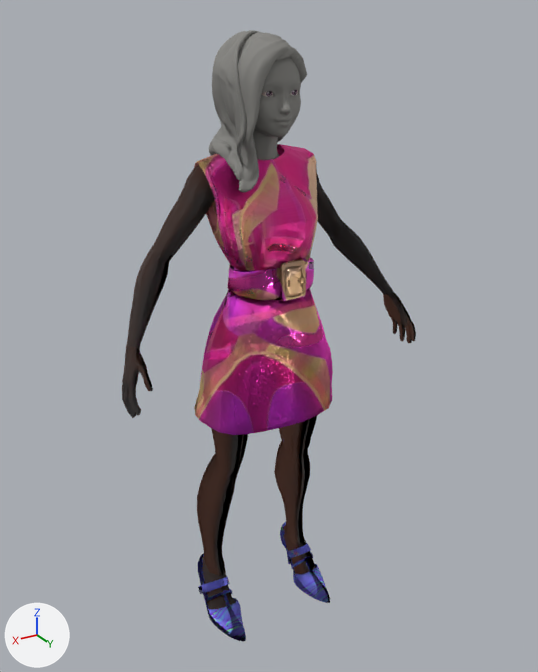
Two versions of the glTF model public/models/Fasya.glb, one commit apart.
Camera for both pictures: a 50 mm lens placed at (1.002, 1.728, 1.799), pointed at (-0.026, 0.015, 0.943). Lighting does not change. The marker at lower left points along +X, +Y and +Z. The first picture is the older version. Where no turn or scale is listed for an object, it has been applied to the vertices. Vertices at exactly the same position are counted once.
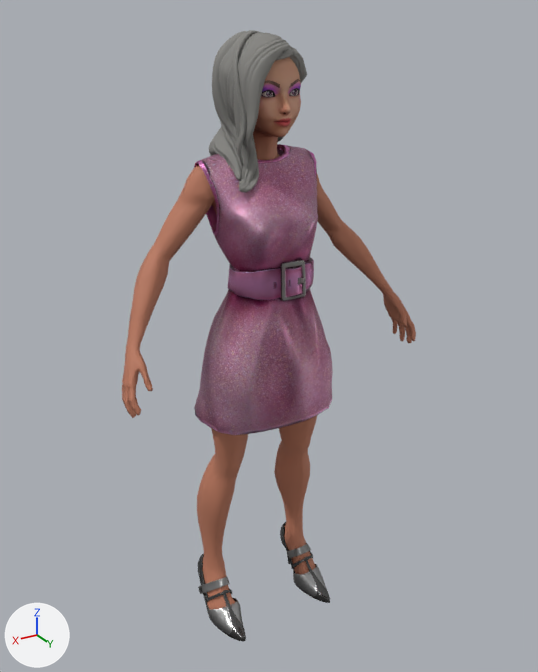
Boxes [x1, y1, x2, y2] around the edits, measured in the pictures (538 x 672 px):
'Object_19', surface changed: [194, 144, 333, 435] in both
'Object_11', surface changed: [122, 165, 416, 609] in both
'Object_15', surface changed: [253, 57, 301, 160] in both
'Object_17', surface changed: [198, 522, 330, 641] in both

What changed in the scene script:
```text
Change img_image_1:
    img_image_1: load_image('Image_1', '_unpacked/Image_1', 1024, 1024, 'Non-Color') -> load_image('Image_1', '_unpacked/Image_1', 1, 1, 'sRGB')
Change img_image_4:
    img_image_4: load_image('Image_4', '_unpacked/Image_4', 512, 512, 'sRGB') -> load_image('Image_4', '_unpacked/Image_4', 1024, 1024, 'Non-Color')
Change img_image_5:
    img_image_5: load_image('Image_5', '_unpacked/Image_5', 512, 512, 'Non-Color') -> load_image('Image_5', '_unpacked/Image_5', 1024, 1024, 'sRGB')
Change img_image_6:
    img_image_6: load_image('Image_6', '_unpacked/Image_6', 512, 512, 'Non-Color') -> load_image('Image_6', '_unpacked/Image_6', 512, 512, 'sRGB')
Change img_image_7:
    img_image_7: load_image('Image_7', '_unpacked/Image_7', 1024, 1024, 'sRGB') -> load_image('Image_7', '_unpacked/Image_7', 512, 512, 'Non-Color')
Change img_image_9:
    img_image_9: load_image('Image_9', '_unpacked/Image_9', 1024, 1024, 'Non-Color') -> load_image('Image_9', '_unpacked/Image_9', 1024, 1024, 'sRGB')
Change mat_wolf3d_body:
    where n0 = _N.new('ShaderNodeBsdfPrincipled'); n0.name = 'Principled BSDF'
    remove n0.inputs[0].default_value = (0.491, 0.188, 0.112, 1.0)  # 'Base Color', orange #ba785e
    add n3 = _N.new('ShaderNodeTexImage'); n3.name = 'Image Texture'
    add n3.image = img_image_1
    remove n3 = _N.new('ShaderNodeTexImage'); n3.name = 'Image Texture'
    remove n3.image = img_image_1
    add n4 = _N.new('ShaderNodeTexImage'); n4.name = 'Image Texture.001'
    add n4.image = img_image_2
    where n2 = _N.new('ShaderNodeNormalMap'); n2.name = 'Normal Map'
    remove _L.new(n3.outputs[0], n2.inputs[1])  # 'Color' to 'Color'
    add _L.new(n3.outputs[0], n0.inputs[0])  # 'Color' to 'Base Color'
    add _L.new(n4.outputs[0], n2.inputs[1])  # 'Color' to 'Color'
Change mat_wolf3d_hair:
    where n0 = _N.new('ShaderNodeBsdfPrincipled'); n0.name = 'Principled BSDF'
    remove n0.inputs[0].default_value = (0.235, 0.231, 0.216, 1.0)  # 'Base Color', grey #858480
    add n3 = _N.new('ShaderNodeTexImage'); n3.name = 'Image Texture'
    add n3.image = img_image_3
    remove n3 = _N.new('ShaderNodeTexImage'); n3.name = 'Image Texture'
    remove n3.image = img_image_2
    add n4 = _N.new('ShaderNodeTexImage'); n4.name = 'Image Texture.001'
    add n4.image = img_image_4
    where n2 = _N.new('ShaderNodeNormalMap'); n2.name = 'Normal Map'
    remove _L.new(n3.outputs[0], n2.inputs[1])  # 'Color' to 'Color'
    add _L.new(n3.outputs[0], n0.inputs[0])  # 'Color' to 'Base Color'
    add _L.new(n4.outputs[0], n2.inputs[1])  # 'Color' to 'Color'
Change mat_wolf3d_skin:
    mat_wolf3d_skin.texture: img_image_3 -> img_image_5
Change mat_wolf3d_outfit_footwear:
    where n2 = _N.new('ShaderNodeTexImage'); n2.name = 'Image Texture'
    n2.image: img_image_4 -> img_image_6
    where n4 = _N.new('ShaderNodeTexImage'); n4.name = 'Image Texture.001'
    n4.image: img_image_5 -> img_image_7
    where n6 = _N.new('ShaderNodeTexImage'); n6.name = 'Image Texture.002'
    n6.image: img_image_6 -> img_image_8
Change mat_wolf3d_outfit_top:
    where n2 = _N.new('ShaderNodeTexImage'); n2.name = 'Image Texture'
    n2.image: img_image_7 -> img_image_9
    where n4 = _N.new('ShaderNodeTexImage'); n4.name = 'Image Texture.001'
    n4.image: img_image_8 -> img_image_10
    where n7 = _N.new('ShaderNodeTexImage'); n7.name = 'Image Texture.002'
    n7.image: img_image_9 -> img_image_11
Change me_object_6:
    where me_object_6.from_pydata(...)  # 988 vertices, 1912 faces; spans x -0.209..0.21, y -0.119..0.182, z 0.73..1.482
    me_object_6 part 1: texture (UV) coordinates changed
```
